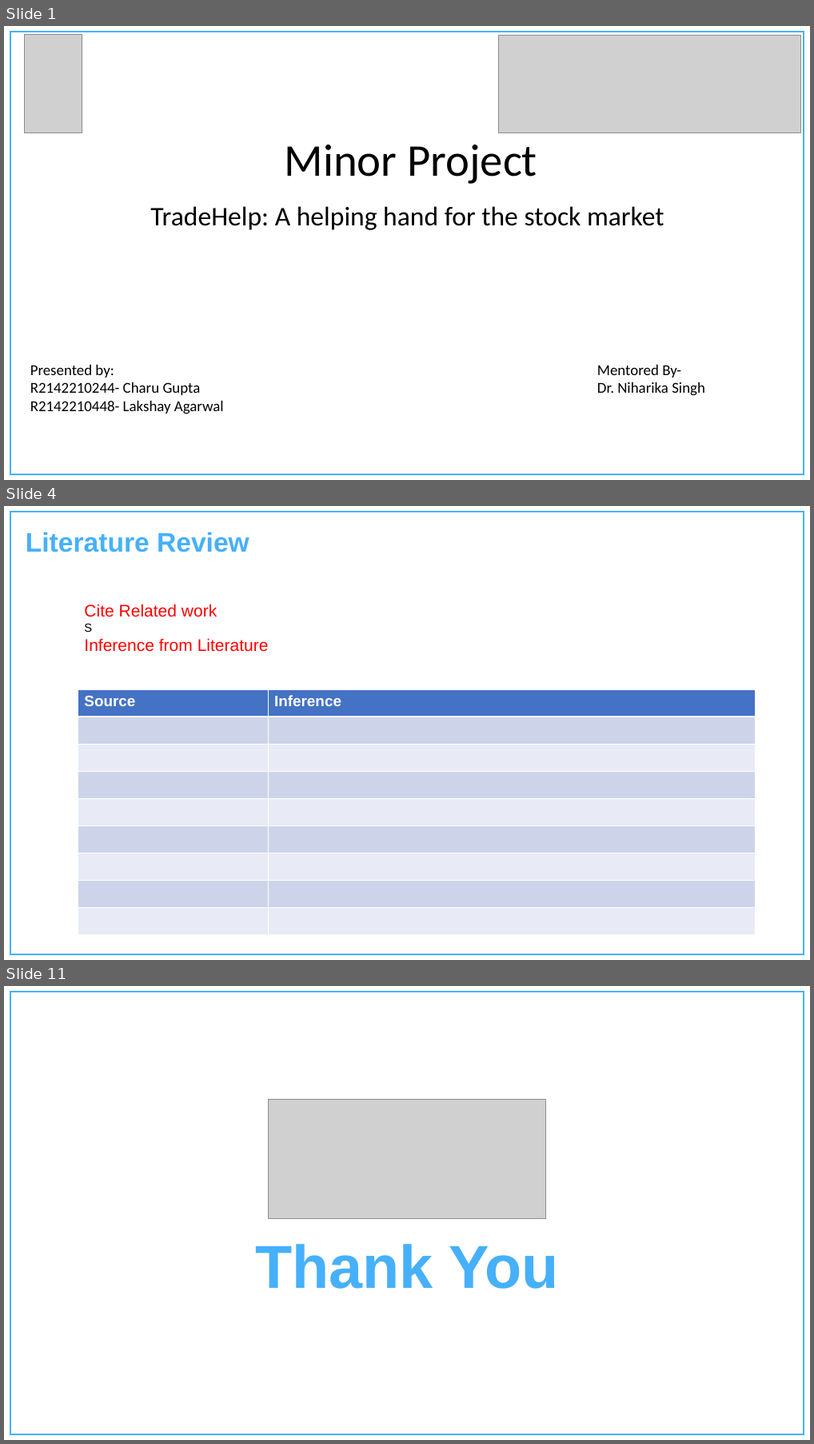
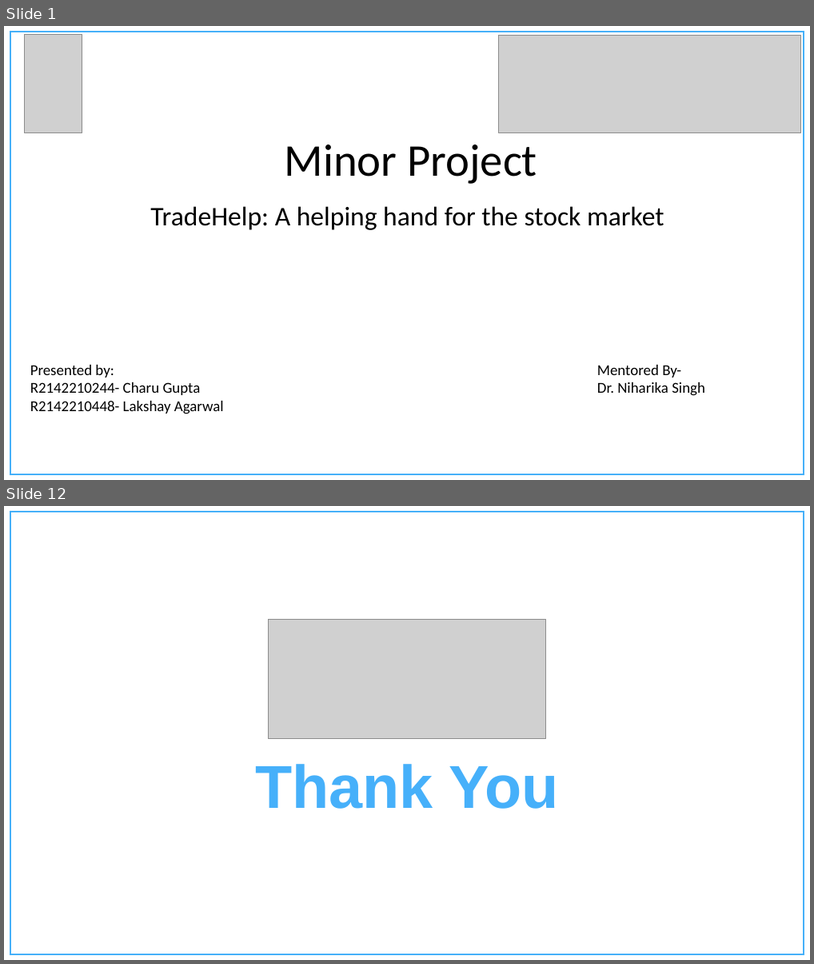
Before and after one commit to Charu-2718/TradeHelp, a slide deck: Documentation/1st presentation.pptx. Shown one above the other, each under a label of ours: slides 1, 4 and 11 before the commit, slides 1 and 12 after it; the slides between them are not shown. The pictures are 814x1444 and 814x964 pixels, drawn with LibreOffice and Linux fonts; fonts in the diff are those of the drawing; grey boxes stand for pictures; background and template pictures are left out. Boxes give left, top, right and bottom in pixels: in the first picture for what was removed or moved away, otherwise in the second. Text is boxed around its words. In the diff, an @@ line names an element or a change of style, - is before the commit and + after.

```diff
--- a/Documentation/1st presentation.pptx
+++ b/Documentation/1st presentation.pptx
@@ slide 4 removed at [4,506,810,960], background #FFFFFF; not listed: 1 template element that a slide beside it also shows @@
@@ text removed at [26,532,250,552] @@
-Literature Review
@@ text removed at [84,604,269,652] @@
-Cite Related work
-S
-Inference from Literature
@@ table removed at [78,690,755,934], 9 rows, 2 columns @@
-Source | Inference
- | 
- | 
- | 
- | 
- | 
- | 
- | 
- | 
@@ what was slide 11 is now slide 12 @@
```
Also in this commit, not shown: 6 slides changed, 4 slides added, 2 other slides removed.
